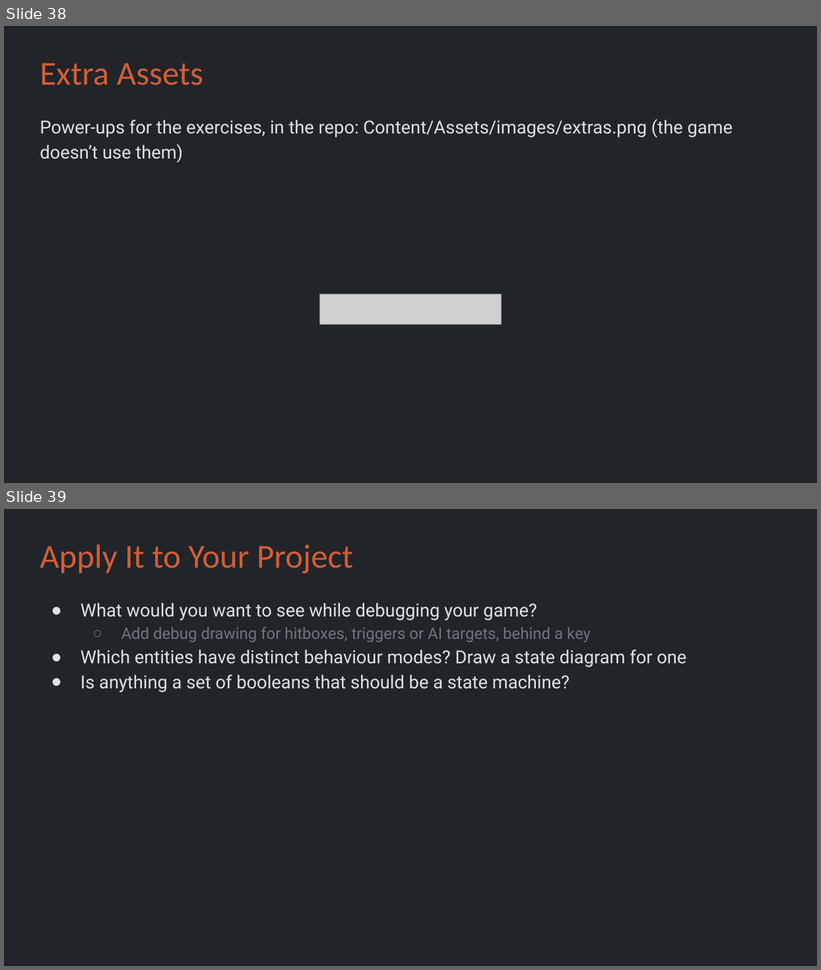
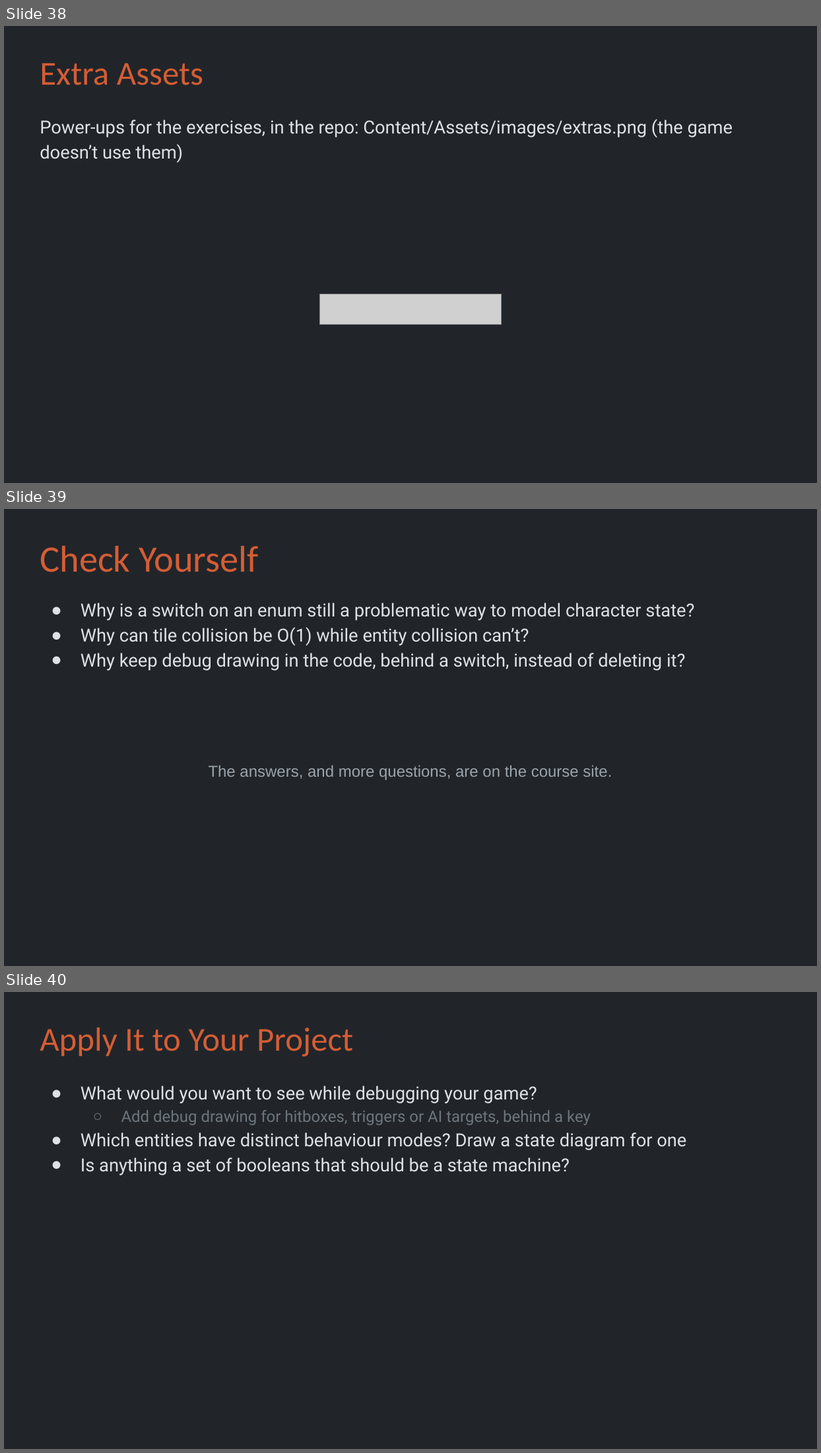
Before and after one commit to Metamate/gar, a slide deck: slides/06 Super Mario Bros.pptx. Shown one above the other, each under a label of ours: slides 38 and 39 before the commit, slides 38, 39 and 40 after it. The pictures are 821x970 and 821x1453 pixels, drawn with LibreOffice and Linux fonts; fonts in the diff are those of the drawing; grey boxes stand for pictures. Boxes give left, top, right and bottom in pixels: in the first picture for what was removed or moved away, otherwise in the second. Text is boxed around its words. In the diff, an @@ line names an element or a change of style, - is before the commit and + after.

```diff
--- a/slides/06 Super Mario Bros.pptx
+++ b/slides/06 Super Mario Bros.pptx
@@ slide 39 added at (4,509,817,966), background #212529 @@
@@ title added at (40,546,259,572), 33 pt, text #D45D35 @@
+Check Yourself
@@ text added at (81,603,694,671), 16 pt, text #DEE2E6 @@
+● Why is a switch on an enum still a problematic way to model character state?
+● Why can tile collision be O(1) while entity collision can’t?
+● Why keep debug drawing in the code, behind a switch, instead of deleting it?
@@ text added at (209,765,612,780), 14 pt, text #9AA3AB @@
+The answers, and more questions, are on the course site.
@@ what was slide 39 is now slide 40 @@
```
Also in this commit, not shown: 4 slides changed, 4 other slides added, 4 slides removed.
